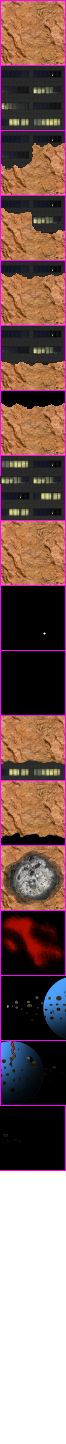
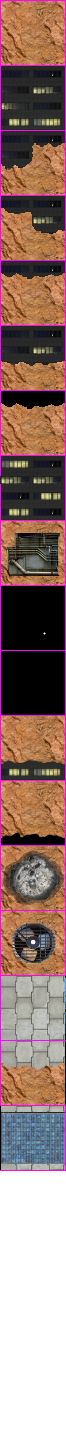
Before/after of a w=66, h=1444 layered artwork. What changed in the layer stack:
added layer "Pasted Layer#26" above "Pasted Layer#25" over [1,1112,65,1164]
added layer "Pasted Layer#25" above "Pasted Layer#23" over [1,1106,65,1170]
added layer "Pasted Layer#23" above "Pasted Layer#24" over [1,1062,65,1105]
added layer "Pasted Layer#24" above "Pasted Layer#22" over [1,1041,65,1105]
added layer "Pasted Layer#22" above "Pasted Layer#21" over [1,976,65,1040]
added layer "Pasted Layer#21" above "Pasted Layer#20" over [9,922,57,965]
added layer "Pasted Layer#20" above "Pasted Layer#19" over [1,911,65,975]
added layer "Pasted Layer#19" (multiply) above "Pasted Layer#18" over [6,533,62,576]
added layer "Pasted Layer#18" above "Pasted Layer#17" over [6,533,62,576]
